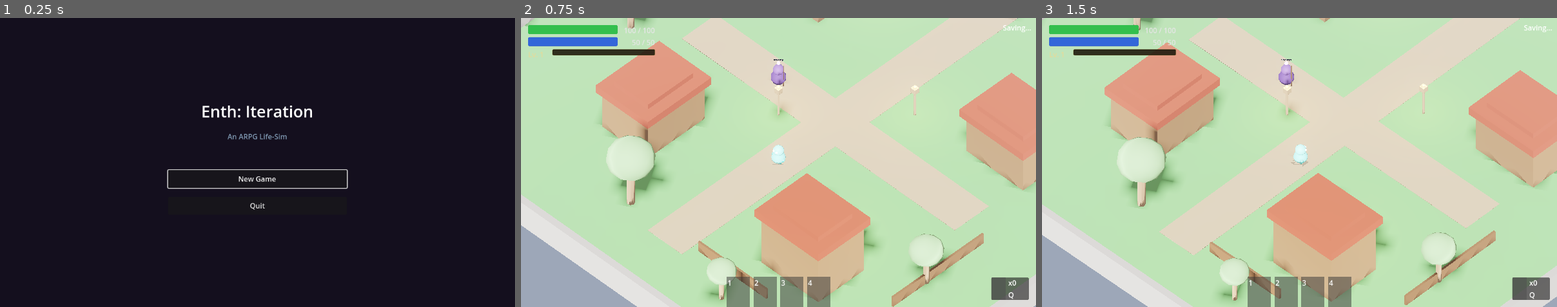
Above: before the commit, frames 1-3 (left to right).
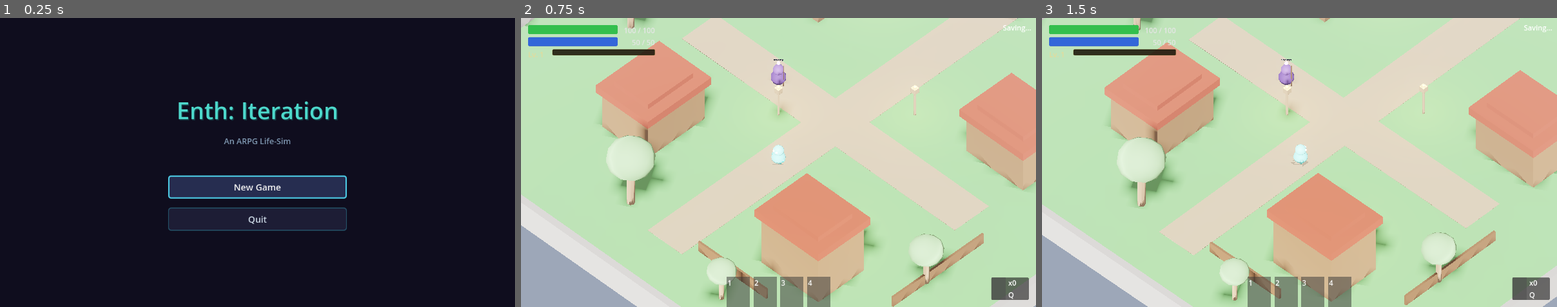
Above: after the commit, the same moments.

Repository: hwashburn1011/enth-iteration
Game: Godot game, scene res://scenes/main/MainMenu.tscn
Same seed, same stepped clock (60 frames per second), same inputs: the game is played once before the commit and once after it.
Inputs (mouse positions are in pixels of both pictures, inside the frame that each line leads up to):
- Up to frame 1 (0.25 s): no input
- Up to frame 2 (0.75 s): click "New Game" at 0.5 s
- Up to frame 3 (1.5 s): tap Enter at 1.25 s; move the mouse to (1412, 148) at 1.27 s; hold D (move_right) from 1.28 s (still down); tap 1 (ability_1) at 1.35 s; click (1412, 148) at 1.42 s

The runs differ from the first frame. In frame 1, 5.5% of the frame differs, in the area x 32-68%, y 28-74%; in frame 2, nothing differs; in frame 3, nothing differs.

Commit message:
visual: dungeon props, corner lights, sci-fi main menu
Dungeon rooms:
- Server rack props placed along walls in combat/corridor rooms
- Data terminal props in loot/story rooms
- Corner point lights: blue for exploration, red for combat rooms
- All loaded from Blender-made .glb models

Main menu:
- Dark blue-purple background
- Cyan title with shadow effect
- Sci-fi styled buttons: dark panels with cyan borders, hover glow,
  rounded corners, larger font

New Blender models: server_rack.glb, data_terminal.glb

Co-Authored-By: Claude Opus 4.6 (1M context) <noreply@anthropic.com>

Diff:
--- a/scenes/dungeon/rooms/room_base.gd
+++ b/scenes/dungeon/rooms/room_base.gd
@@ -24,6 +24,8 @@
 	_ensure_floor_collision()
 	# Apply tech-themed dungeon materials
 	_apply_dungeon_materials()
+	# Add tech props based on room type
+	_add_dungeon_props()
 
 
 func _on_exit_trigger_body_entered(body: Node3D) -> void:
@@ -110,6 +112,55 @@
 		geom.add_child(strip)
 
 
+func _add_dungeon_props() -> void:
+	var geom: Node = get_node_or_null("Geometry")
+	if geom == null:
+		return
+	# Get floor size for prop placement
+	var floor_node: MeshInstance3D = geom.get_node_or_null("Floor") as MeshInstance3D
+	if floor_node == null:
+		return
+	var plane: PlaneMesh = floor_node.mesh as PlaneMesh
+	if plane == null:
+		return
+	var half_x: float = plane.size.x / 2.0 - 1.5
+	var half_z: float = plane.size.y / 2.0 - 1.5
+
+	# Server racks along walls (combat and corridor rooms)
+	if room_type in ["combat", "corridor"]:
+		var rack_scene: PackedScene = load("res://assets/models/props/server_rack.glb") as PackedScene
+		if rack_scene:
+			for i: int in 2:
+				var rack: Node3D = rack_scene.instantiate() as Node3D
+				rack.scale = Vector3(0.8, 0.8, 0.8)
+				geom.add_child(rack)
+				if i == 0:
+					rack.position = Vector3(-half_x, 0, randf_range(-half_z * 0.5, half_z * 0.5))
+					rack.rotation.y = PI / 2.0
+				else:
+					rack.position = Vector3(half_x, 0, randf_range(-half_z * 0.5, half_z * 0.5))
+					rack.rotation.y = -PI / 2.0
+
+	# Data terminals (loot and story rooms)
+	if room_type in ["loot", "story"]:
+		var term_scene: PackedScene = load("res://assets/models/props/data_terminal.glb") as PackedScene
+		if term_scene:
+			var terminal: Node3D = term_scene.instantiate() as Node3D
+			geom.add_child(terminal)
+			terminal.position = Vector3(randf_range(-2, 2), 0, randf_range(-half_z * 0.3, half_z * 0.3))
+
+	# Corner point lights for all rooms
+	var corner_color: Color = Color(0.08, 0.3, 0.5) if room_type != "combat" else Color(0.5, 0.1, 0.08)
+	for corner: Vector2 in [Vector2(-1, -1), Vector2(1, -1), Vector2(-1, 1), Vector2(1, 1)]:
+		var light: OmniLight3D = OmniLight3D.new()
+		light.position = Vector3(corner.x * (half_x - 0.5), 2.5, corner.y * (half_z - 0.5))
+		light.light_color = corner_color
+		light.light_energy = 0.4
+		light.omni_range = 5.0
+		light.omni_attenuation = 2.0
+		geom.add_child(light)
+
+
 func _ensure_floor_collision() -> void:
 	# Check if there's already a StaticBody3D floor
 	if find_child("FloorBody", true, false) != null:
--- a/scripts/ui/main_menu.gd
+++ b/scripts/ui/main_menu.gd
@@ -8,6 +8,7 @@
 
 func _ready() -> void:
 	GameManager.set_state(GameManager.GameState.MAIN_MENU)
+	_apply_menu_theme()
 	_new_game_button.pressed.connect(_on_new_game_pressed)
 	_continue_button.pressed.connect(_on_continue_pressed)
 	_quit_button.pressed.connect(_on_quit_pressed)
@@ -19,6 +20,62 @@
 		_continue_button.grab_focus()
 	else:
 		_new_game_button.grab_focus()
+
+
+func _apply_menu_theme() -> void:
+	# Dark blue-purple background
+	var bg: ColorRect = get_node_or_null("Background") as ColorRect
+	if bg:
+		bg.color = Color(0.06, 0.05, 0.12)
+
+	# Title styling
+	var title: Label = get_node_or_null("VBoxContainer/TitleLabel") as Label
+	if title:
+		title.add_theme_font_size_override(&"font_size", 52)
+		title.add_theme_color_override(&"font_color", Color(0.3, 0.85, 0.8))
+		title.add_theme_color_override(&"font_shadow_color", Color(0.1, 0.4, 0.4, 0.5))
+		title.add_theme_constant_override(&"shadow_offset_x", 2)
+		title.add_theme_constant_override(&"shadow_offset_y", 2)
+
+	var subtitle: Label = get_node_or_null("VBoxContainer/SubtitleLabel") as Label
+	if subtitle:
+		subtitle.add_theme_font_size_override(&"font_size", 18)
+		subtitle.add_theme_color_override(&"font_color", Color(0.5, 0.6, 0.7))
+
+	# Style all buttons with sci-fi look
+	var btn_normal: StyleBoxFlat = StyleBoxFlat.new()
+	btn_normal.bg_color = Color(0.12, 0.12, 0.22, 0.9)
+	btn_normal.border_color = Color(0.2, 0.5, 0.6, 0.6)
+	btn_normal.set_border_width_all(2)
+	btn_normal.set_corner_radius_all(6)
+	btn_normal.set_content_margin_all(12)
+
+	var btn_hover: StyleBoxFlat = StyleBoxFlat.new()
+	btn_hover.bg_color = Color(0.15, 0.18, 0.32, 0.95)
+	btn_hover.border_color = Color(0.3, 0.7, 0.8, 0.9)
+	btn_hover.set_border_width_all(2)
+	btn_hover.set_corner_radius_all(6)
+	btn_hover.set_content_margin_all(12)
+
+	var btn_pressed: StyleBoxFlat = StyleBoxFlat.new()
+	btn_pressed.bg_color = Color(0.1, 0.25, 0.35, 1.0)
+	btn_pressed.border_color = Color(0.4, 0.9, 1.0, 1.0)
+	btn_pressed.set_border_width_all(2)
+	btn_pressed.set_corner_radius_all(6)
+	btn_pressed.set_content_margin_all(12)
+
+	var btn_focus: StyleBoxFlat = btn_hover.duplicate() as StyleBoxFlat
+	btn_focus.border_color = Color(0.3, 0.8, 0.9, 1.0)
+	btn_focus.set_border_width_all(3)
+
+	for btn: Node in [_new_game_button, _continue_button, _quit_button]:
+		(btn as Button).add_theme_stylebox_override(&"normal", btn_normal)
+		(btn as Button).add_theme_stylebox_override(&"hover", btn_hover)
+		(btn as Button).add_theme_stylebox_override(&"pressed", btn_pressed)
+		(btn as Button).add_theme_stylebox_override(&"focus", btn_focus)
+		(btn as Button).add_theme_color_override(&"font_color", Color(0.8, 0.85, 0.9))
+		(btn as Button).add_theme_color_override(&"font_hover_color", Color(0.3, 0.9, 0.85))
+		(btn as Button).add_theme_font_size_override(&"font_size", 20)
 
 
 func _on_new_game_pressed() -> void:
Binary file added: assets/models/props/data_terminal.glb
Not shown, added: assets/models/props/lantern_01.glb.import
Binary file added: assets/models/props/server_rack.glb
Not shown, added: assets/models/props/tree_01.glb.import
